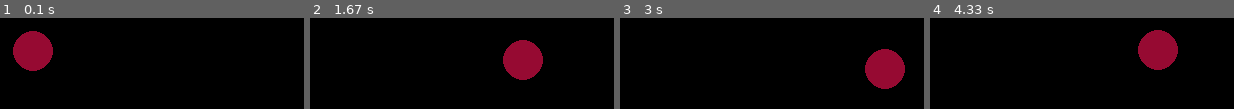
Above: before the commit, frames 1-4 (left to right).
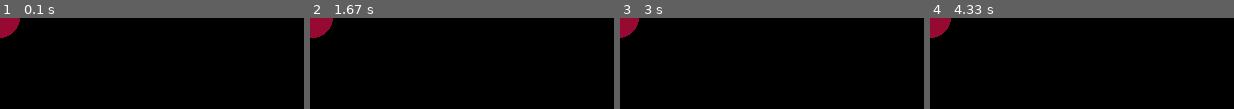
Above: after the commit, the same moments.

Repository: AndreyAD1/mipt_course
Game: pygame game, started from lesson_19_pygame_and_balls/ex_1.py
Same seed, same stepped clock (60 frames per second), same inputs: the game is played once before the commit and once after it.
Inputs:
- Up to frame 1 (0.1 s): no input
- Up to frame 2 (1.67 s): hold Right 0.33-0.8 s; hold Up 0.83-1.13 s; hold Right 1.17-1.63 s
- Up to frame 3 (3 s): hold Left 1.67-2.2 s; hold Down 2.23-2.53 s; hold Left 2.57-2.97 s
- Up to frame 4 (4.33 s): hold Up 3-3.37 s; hold Right 3.4-4.03 s

The runs differ from the first frame. In frame 1, 5.6% of the frame differs, in the area x 0-18%, y 0-59%; in frame 2, 5.8%, in the area x 0-77%, y 0-69%; in frame 3, 5.5%; in frame 4, 5.6%.

Commit message:
Try to adjust the code to many balls. But nothing has been worked still.

Diff:
--- a/lesson_19_pygame_and_balls/ex_1.py
+++ b/lesson_19_pygame_and_balls/ex_1.py
@@ -1,39 +1,41 @@
 import sys
+from typing import List, Tuple, Dict
+
 import pygame
 
 
-def get_new_velocity(init_x_velocity, init_y_velocity):
+def get_new_velocity(coordinates: List) -> Tuple:
     friction_coefficient = 0.01
 
-    result_x_velocity = init_x_velocity
-    result_y_velocity = init_y_velocity
+    x_velocity, y_velocity = coordinates
 
     if pygame.key.get_pressed()[pygame.K_UP]:
-        result_y_velocity -= 5
+        y_velocity -= 5
     elif pygame.key.get_pressed()[pygame.K_DOWN]:
-        result_y_velocity += 5
+        y_velocity += 5
     elif pygame.key.get_pressed()[pygame.K_RIGHT]:
-        result_x_velocity += 5
+        x_velocity += 5
     elif pygame.key.get_pressed()[pygame.K_LEFT]:
-        result_x_velocity -= 5
+        x_velocity -= 5
     else:
         pass
 
-    result_x_velocity -= friction_coefficient * result_x_velocity
-    result_y_velocity -= friction_coefficient * result_y_velocity
+    x_velocity -= friction_coefficient * x_velocity
+    y_velocity -= friction_coefficient * y_velocity
 
-    return result_x_velocity, result_y_velocity
+    return x_velocity, y_velocity
+
+
+def check_collisions():
+    pass
 
 
 def start_ball_game(
+        balls: Dict[str, Dict[str, List]],
         display_width=500,
         display_height=500,
         display_name='Balls',
         ball_radius=20,
-        x_coord=30,
-        y_coord=30,
-        vx=50,
-        vy=50,
 ):
     screen = pygame.display.set_mode((display_width, display_height))
     pygame.display.set_caption(display_name)
@@ -46,33 +48,43 @@
             if event.type == pygame.QUIT:
                 sys.exit()
 
-        vx, vy = get_new_velocity(vx, vy)
+        new_ball_features = {}
+        for ball_id, ball_features in balls.items():
+            new_vx, new_vy = get_new_velocity(ball_features['velocity'])
+            new_ball_features[ball_id] = {
+                'coords': [new_vx * dt, new_vy * dt],
+                'velocity': [new_vx, new_vy]
+            }
 
-        x_coord += vx * dt
-        y_coord += vy * dt
+        balls = new_ball_features
 
-        border_reached = any(
-            [
-                x_coord < ball_radius,
-                x_coord > display_width - ball_radius,
-                y_coord < ball_radius,
-                y_coord > display_height - ball_radius
-            ]
-        )
-        if border_reached:
-            vx = -vx
-            vy = -vy
+        check_collisions()
+        # border_reached = any(
+        #     [
+        #         x_coord < ball_radius,
+        #         x_coord > display_width - ball_radius,
+        #         y_coord < ball_radius,
+        #         y_coord > display_height - ball_radius
+        #     ]
+        # )
+        # if border_reached:
+        #     vx = -vx
+        #     vy = -vy
 
         screen.fill((0, 0, 0))
-        pygame.draw.circle(
-            screen,
-            (150, 10, 50),
-            (int(x_coord), int(y_coord)),
-            20
-        )
+        for ball_features in balls.values():
+            pygame.draw.circle(
+                screen,
+                (150, 10, 50),
+                (
+                    int(ball_features['coords'][0]),
+                    int(ball_features['coords'][1])
+                ),
+                ball_radius
+            )
 
         pygame.display.flip()
 
 
 if __name__ == '__main__':
-    start_ball_game()
+    start_ball_game({'ball_1': {'coords': [30, 30], 'velocity': [50, 50]}})
